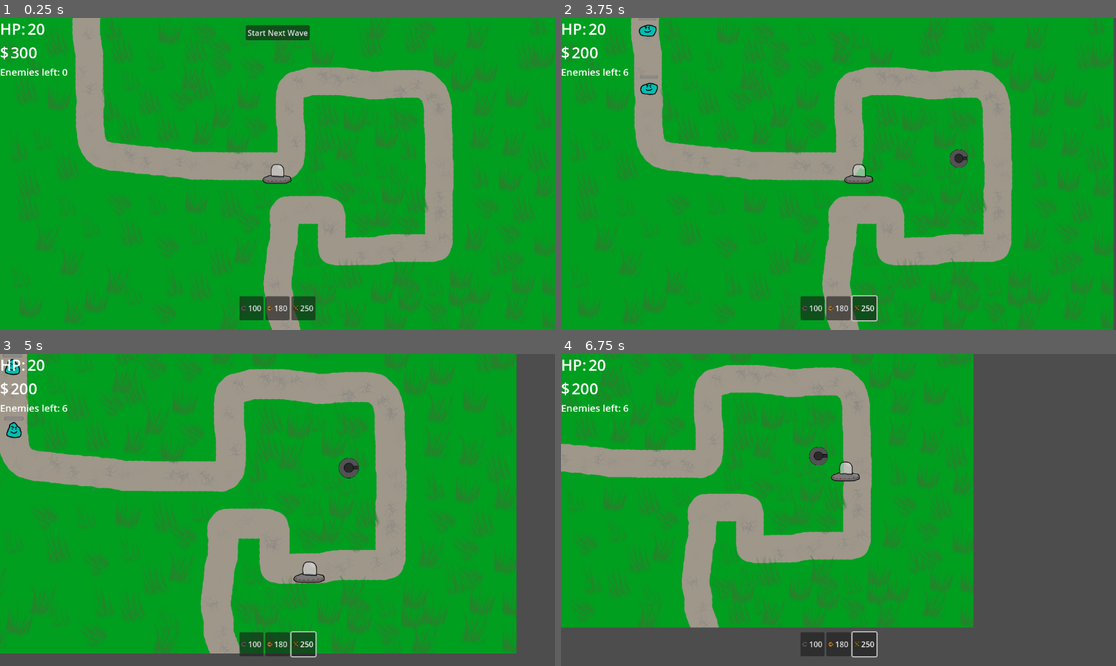
Above: before the commit, frames 1-4 (two rows, left to right).
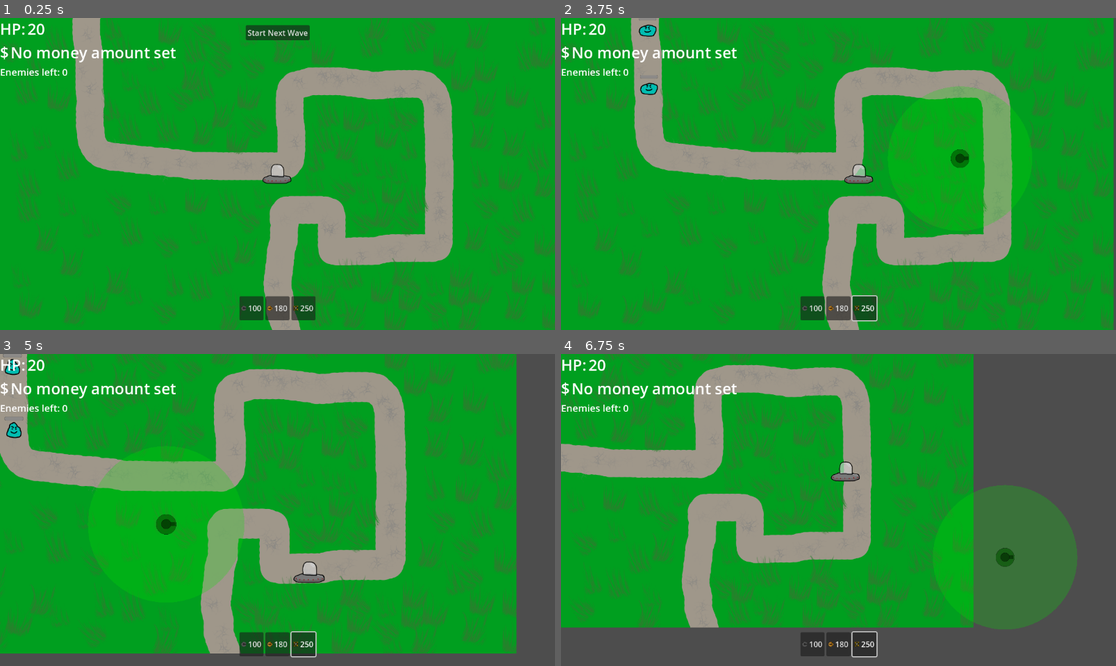
Above: after the commit, the same moments.

Repository: seriouschiz/towerdefense
Game: Godot game, scene res://Scenes/Levels/level_01.tscn
Same seed, same stepped clock (60 frames per second), same inputs: the game is played once before the commit and once after it. This scene is started directly instead of the project's main scene.
Inputs (mouse positions are in pixels of both pictures, inside the frame that each line leads up to):
- Up to frame 1 (0.25 s): no input
- Up to frame 2 (3.75 s): click "Start Next Wave" at 0.5 s; click "100" at 1.25 s; click "180" at 2 s; click "250" at 2.75 s; move the mouse to (960, 158) at 3.52 s; hold D (MoveRight) from 3.53 s (still down); click (960, 158) at 3.6 s
- Up to frame 3 (5 s): move the mouse to (166, 525) at 4.27 s; release D (MoveRight) at 4.28 s; hold S (MoveDown) from 4.28 s (still down); tap Mouse wheel up (ZoomIn) at 4.35 s; click (166, 525) at 4.55 s
- Up to frame 4 (6.75 s): move the mouse to (894, 441) at 5.02 s; release S (MoveDown) at 5.03 s; hold D (MoveRight) 5.03-5.78 s; hold Mouse wheel down (ZoomOut) 5.03-5.78 s; click (894, 441) at 5.3 s; move the mouse to (810, 572) at 5.77 s; hold W (MoveUp) 5.78-6.53 s; click (810, 572) at 5.85 s; move the mouse to (1005, 556) at 6.52 s; hold A (MoveLeft) from 6.53 s (still down); click (1005, 556) at 6.6 s

The runs differ from the first frame. In frame 1, 0.5% of the frame differs, in the area x 2-32%, y 9-15%; in frame 2, 3.0%; in frame 3, 4.3%; in frame 4, 7.9%, in the area x 2-93%, y 9-89%.
Error after the commit: Invalid access to property or key '1' on a base object of type 'Dictionary'. (res://Scenes/Levels/level.gd:83)

Commit message:
Added multiplayer tower spawning and enemy spawning. Projectiles not syncing yet. Update enemy_template.tscn, GameManager.gd, level.gd, and 16 more files

Diff:
--- a/Scenes/Enemies/enemy_template.tscn
+++ b/Scenes/Enemies/enemy_template.tscn
@@ -1,11 +1,22 @@
-[gd_scene load_steps=2 format=3 uid="uid://cdojr6eeufb47"]
+[gd_scene load_steps=3 format=3 uid="uid://cdojr6eeufb47"]
 
 [ext_resource type="Script" uid="uid://nvyywwlt0dgy" path="res://Scenes/Enemies/enemy_template.gd" id="1_n8teb"]
+
+[sub_resource type="SceneReplicationConfig" id="SceneReplicationConfig_oa6qo"]
+properties/0/path = NodePath(".:position")
+properties/0/spawn = true
+properties/0/replication_mode = 1
+properties/1/path = NodePath(".:health")
+properties/1/spawn = true
+properties/1/replication_mode = 1
 
 [node name="Enemy_Template" type="PathFollow2D"]
 rotates = false
 loop = false
 script = ExtResource("1_n8teb")
+
+[node name="MultiplayerSynchronizer" type="MultiplayerSynchronizer" parent="."]
+replication_config = SubResource("SceneReplicationConfig_oa6qo")
 
 [node name="AnimatedSprite2D" type="AnimatedSprite2D" parent="."]
 position = Vector2(0, -6)
--- a/Scenes/GameManager.gd
+++ b/Scenes/GameManager.gd
@@ -1,5 +1,4 @@
 extends Node
-
 
 func _on_main_menu_load_level() -> void:
 	print("ON LOAD LEVEL Selected Level = %s" % Globals.selected_level)
@@ -22,7 +21,6 @@
 	$MultiplayerLobby.hide()
 	$MainMenu.show()
 
-
 func start_game():
 	print("Starting Game!")
 	_on_main_menu_load_level()
--- a/Scenes/Levels/level.gd
+++ b/Scenes/Levels/level.gd
@@ -4,22 +4,29 @@
 @onready var projectiles: Node = $Projectiles
 @onready var enemies: Path2D = $Enemies
 @onready var towers: Node = $Towers
+@onready var currently_building_node: Node = $CurrentlyBuilding
 @onready var build_timer: Timer = $Timers/BuildTimer
 @onready var ui: CanvasLayer = $ui
 
 var buildmode: bool = false
 var currently_building: Tower
+var tower_type: String
 var tower_array = []
+
+var id
 
 func _ready() -> void:
 	MultiplayerManager.player_loaded.rpc_id(1) # Tell the server that this peer has loaded
 	get_towers()
+	prepare_spawners()
+	id = multiplayer.get_unique_id()
 	ui.connect("start_wave",start_wave)
 	enemies.connect("spawn_enemy",create_enemy)
 	enemies.connect("wave_complete",wave_complete)
 
 	if (get_tree().get_nodes_in_group("Players").size() < 1) and MultiplayerManager.multiplayer_mode == false:
 		var player = preload("res://Scenes/player.tscn").instantiate()
+		player.player_id = 1
 		add_child(player)
 
 func get_towers():
@@ -28,25 +35,80 @@
 			tower_array.append(tower)
 			tower.connect("shoot",create_projectile)
 
+func prepare_spawners():
+	get_tower_types()
+	get_enemy_types()
+	get_projectile_types()
+
+func get_tower_types():
+	for twr in Game.towers:
+		var twr_path = Game.towers[twr].resource_path
+		$Spawners/TowerSpawner.add_spawnable_scene(twr_path)
+
+func get_enemy_types():
+	for enemy in Game.enemies:
+		var enemy_path = Game.enemies[enemy].resource_path
+		$Spawners/EnemySpawner.add_spawnable_scene(enemy_path)
+
+func get_projectile_types():
+	for p in Game.projectiles:
+		var path = Game.projectiles[p].resource_path
+		$Spawners/ProjectileSpawner.add_spawnable_scene(path)
+
+func _on_ui_twr_btn_pressed(scene:PackedScene) -> void:
+	# Create a Tower when the Button is pressed
+	if not buildmode:
+		tower_type = scene.resource_path
+		currently_building = scene.instantiate() as Tower
+		currently_building.buildmode = true
+		currently_building.canbuild = true
+		currently_building.position = get_global_mouse_position()
+		currently_building_node.add_child(currently_building)
+		build_timer.start()
+
 func _input(event: InputEvent) -> void:
 	if buildmode:
-		if event.is_action_released("action") and currently_building.canbuild:
-			build_tower()
 		if event.is_action_released("cancel"):
 			currently_building.queue_free()
 			buildmode = false
+			return
+		if event.is_action_released("action") and currently_building.canbuild:
+			create_tower.rpc_id(1,tower_type,currently_building.position)
 
-func build_tower():
-	if Globals.money >= currently_building.cost:
-		currently_building.buildmode = false
-		currently_building.range_color = Color.TRANSPARENT
-		currently_building.state_changer.play("RESET")
-		currently_building.queue_redraw()
-		Globals.money -= currently_building.cost
-		get_towers()
+@rpc("any_peer","call_local","reliable")
+func create_tower(twr_type, pos:Vector2):
+	if multiplayer.is_server():
+		var peer_id = multiplayer.get_remote_sender_id()
+		var new_tower = load(twr_type).instantiate() as Tower
+		if MultiplayerManager.players[peer_id].money >= new_tower.cost:
+			MultiplayerManager.players[peer_id].money -= new_tower.cost
+			new_tower.position = pos
+			new_tower.owner_id = peer_id
+			towers.add_child(new_tower,true)
+			if peer_id == 1:
+				tower_result(true,new_tower.cost)
+			else:
+				tower_result.rpc_id(peer_id,true,new_tower.cost)
+			get_towers()
+			MultiplayerManager.update_ui.emit()
+		else:
+			if peer_id == 1:
+				tower_result(false,0)
+			else:
+				tower_result.rpc_id(peer_id,false,0)
+
+
+@rpc("reliable")
+func tower_result(success:bool, cost:int):
+	if success:
+		if not multiplayer.is_server():
+			MultiplayerManager.players[id].money -= cost
+		currently_building.queue_free()
 		buildmode = false
+		tower_type = ""
+		MultiplayerManager.update_ui.emit()
 	else:
-		print("Can't Afford")
+		print("Can't afford!")
 
 func create_projectile(projectile_type,pos,target,attacker,dmg):
 	var projectile = projectile_type.instantiate() as Projectile
@@ -54,7 +116,7 @@
 	projectile.target = target
 	projectile.attacker = attacker
 	projectile.damage = dmg
-	projectiles.add_child(projectile)
+	projectiles.add_child(projectile,true)
 
 func start_wave():
 	Globals.wave_in_progress = true
@@ -68,7 +130,7 @@
 	var enemy = enemy_scene.instantiate()
 	enemy.connect("finished",enemy_finished)
 	enemy.connect("effect_added",enemy_add_effect)
-	enemies.add_child(enemy)
+	enemies.add_child(enemy,true)
 
 func enemy_finished(dmg:int):
 	Globals.health -= dmg
@@ -79,13 +141,3 @@
 
 func _on_build_timer_timeout() -> void:
 	buildmode = true
-
-func _on_ui_twr_btn_pressed(scene:PackedScene) -> void:
-	# Create a Tower when the Button is pressed
-	if not buildmode:
-		currently_building = scene.instantiate() as Tower
-		currently_building.buildmode = true
-		currently_building.canbuild = true
-		currently_building.position = get_global_mouse_position()
-		towers.add_child(currently_building)
-		build_timer.start()
--- a/Scenes/Levels/level_01.tscn
+++ b/Scenes/Levels/level_01.tscn
@@ -13,7 +13,7 @@
 [node name="Level01" instance=ExtResource("1_gggha")]
 script = ExtResource("2_pyd58")
 
-[node name="BackgroundSprite" parent="." index="2"]
+[node name="BackgroundSprite" parent="." index="3"]
 texture = ExtResource("2_yha0q")
 
 [node name="CollisionPolygon2D" parent="BuildableArea" index="0"]
--- a/Scenes/Levels/level_template.tscn
+++ b/Scenes/Levels/level_template.tscn
@@ -6,6 +6,17 @@
 
 [node name="Level_Template" type="Node2D"]
 script = ExtResource("1_pq1v6")
+
+[node name="Spawners" type="Node" parent="."]
+
+[node name="TowerSpawner" type="MultiplayerSpawner" parent="Spawners"]
+spawn_path = NodePath("../../Towers")
+
+[node name="EnemySpawner" type="MultiplayerSpawner" parent="Spawners"]
+spawn_path = NodePath("../../Enemies")
+
+[node name="ProjectileSpawner" type="MultiplayerSpawner" parent="Spawners"]
+spawn_path = NodePath("../../Projectiles")
 
 [node name="ui" parent="." instance=ExtResource("2_yqiyc")]
 
@@ -24,13 +35,15 @@
 
 [node name="CollisionPolygon2D" type="CollisionPolygon2D" parent="BuildableArea"]
 
-[node name="Towers" type="Node" parent="."]
-
 [node name="Projectiles" type="Node" parent="."]
 
 [node name="Enemies" type="Path2D" parent="."]
 script = ExtResource("3_jhlw4")
 
+[node name="Towers" type="Node" parent="."]
+
+[node name="CurrentlyBuilding" type="Node" parent="."]
+
 [connection signal="twr_btn_pressed" from="ui" to="." method="_on_ui_twr_btn_pressed"]
 [connection signal="timeout" from="Timers/BuildTimer" to="." method="_on_build_timer_timeout"]
 [connection signal="wave_complete" from="Enemies" to="." method="_on_enemies_wave_complete"]
--- a/Scenes/Projectiles/projectile_template.tscn
+++ b/Scenes/Projectiles/projectile_template.tscn
@@ -1,6 +1,14 @@
-[gd_scene load_steps=2 format=3 uid="uid://ukr0ndovx342"]
+[gd_scene load_steps=3 format=3 uid="uid://ukr0ndovx342"]
 
 [ext_resource type="Script" uid="uid://b46t8faeutxy8" path="res://Scenes/Projectiles/projectile_template.gd" id="1_o268m"]
+
+[sub_resource type="SceneReplicationConfig" id="SceneReplicationConfig_k6f7g"]
+properties/0/path = NodePath(".:position")
+properties/0/spawn = true
+properties/0/replication_mode = 1
+properties/1/path = NodePath(".:rotation")
+properties/1/spawn = true
+properties/1/replication_mode = 1
 
 [node name="Projectile_Template" type="Area2D" groups=["Projectiles"]]
 collision_layer = 8
@@ -13,4 +21,7 @@
 position = Vector2(0, 2)
 region_rect = Rect2(-5850, -5276, 12553, 8810)
 
+[node name="MultiplayerSynchronizer" type="MultiplayerSynchronizer" parent="."]
+replication_config = SubResource("SceneReplicationConfig_k6f7g")
+
 [connection signal="body_entered" from="." to="." method="_on_body_entered"]
--- a/Scenes/Towers/tower_template.gd
+++ b/Scenes/Towers/tower_template.gd
@@ -11,8 +11,11 @@
 @export var damage: int ## Damage each attack does
 @export var attack_cd: float ## Time in seconds between attacks
 
+var owner_id = 1
+
 var target
 var new_target
+var target_pos
 var in_range = []
 var can_attack:bool = true
 
@@ -35,6 +38,10 @@
 func _ready() -> void:
 	$AttackRange/CollisionShape2D.shape.radius = attack_range
 	attack_cooldown.wait_time = attack_cd
+	if buildmode:
+		$MultiplayerSynchronizer.public_visibility = false
+	else:
+		$MultiplayerSynchronizer.public_visibility = true
 
 
 func _draw() -> void:
@@ -51,23 +58,29 @@
 			range_color = range_bad
 			state_changer.play("buildmode_bad")
 	else:
-		if target != null:
-			top.look_at(target.global_position)
+		if multiplayer.is_server() or MultiplayerManager.multiplayer_mode == false:
+			if target != null:
+				target_pos = target.global_position
+		if target_pos != null:
+			top.look_at(target_pos)
 
 func _on_attack_range_body_entered(body: Node2D) -> void:
-	#print(str(get_parent()," has entered"))
-	in_range.append(body.get_parent())
-	#print(body.get_parent().path_progress)
-	#print(str("Targets: ",in_range))
-	if attack_cooldown.is_stopped():
-		#attack_cooldown.start()
-		wake.start()
+	if multiplayer.is_server() or MultiplayerManager.multiplayer_mode == false:
+		#print(str(get_parent()," has entered"))
+		in_range.append(body.get_parent())
+		#print(body.get_parent().path_progress)
+		#print(str("Targets: ",in_range))
+		if attack_cooldown.is_stopped():
+			#attack_cooldown.start()
+			wake.start()
 
 func _on_attack_range_body_exited(body: Node2D) -> void:
-	#print(str(body.get_parent()," has exited"))
-	in_range.erase(body.get_parent())
-	if in_range.is_empty():
-		target = null
+	if multiplayer.is_server() or MultiplayerManager.multiplayer_mode == false:
+		#print(str(body.get_parent()," has exited"))
+		in_range.erase(body.get_parent())
+		if in_range.is_empty():
+			target = null
+			target_pos = null
 
 func get_target():
 	if not in_range.is_empty():
@@ -85,8 +98,9 @@
 	if buildmode:
 		attackrangearea.monitoring = false
 	else:
-		attackrangearea.monitoring = true
-		get_target()
+		if multiplayer.is_server() or MultiplayerManager.multiplayer_mode == false:
+			attackrangearea.monitoring = true
+			get_target()
 
 func _on_attack_cooldown_timeout() -> void:
 	if not in_range.is_empty():
@@ -105,6 +119,6 @@
 		canbuild = true
 
 func _on_wake_timeout() -> void:
-	shoot.emit(projectile_type, fire_point.global_position,target,self.name,damage)
-	attack_cooldown.one_shot = false
-	attack_cooldown.start()
+		shoot.emit(projectile_type, fire_point.global_position,target,self.name,damage)
+		attack_cooldown.one_shot = false
+		attack_cooldown.start()
--- a/Scenes/Towers/tower_template.tscn
+++ b/Scenes/Towers/tower_template.tscn
@@ -1,6 +1,14 @@
-[gd_scene load_steps=7 format=3 uid="uid://cueq4spghr5e7"]
+[gd_scene load_steps=8 format=3 uid="uid://cueq4spghr5e7"]
 
 [ext_resource type="Script" uid="uid://ugm6cum3fspq" path="res://Scenes/Towers/tower_template.gd" id="1_l52f7"]
+
+[sub_resource type="SceneReplicationConfig" id="SceneReplicationConfig_mlho6"]
+properties/0/path = NodePath(".:position")
+properties/0/spawn = true
+properties/0/replication_mode = 1
+properties/1/path = NodePath(".:target_pos")
+properties/1/spawn = true
+properties/1/replication_mode = 1
 
 [sub_resource type="CircleShape2D" id="CircleShape2D_8oxuj"]
 
@@ -176,6 +184,10 @@
 script = ExtResource("1_l52f7")
 buildmode = false
 
+[node name="MultiplayerSynchronizer" type="MultiplayerSynchronizer" parent="."]
+replication_config = SubResource("SceneReplicationConfig_mlho6")
+public_visibility = false
+
 [node name="CollisionShape2D" type="CollisionShape2D" parent="."]
 
 [node name="AttackRange" type="Area2D" parent="."]
--- a/Scenes/UI/MainMenu/level_select.gd
+++ b/Scenes/UI/MainMenu/level_select.gd
@@ -3,12 +3,15 @@
 signal load_level
 
 const LEVEL_BTN = preload("res://Scenes/UI/Buttons/level_btn.tscn")
+var default_lvl
 
 func _ready() -> void:
 	for level in Game.levels:
 			var lvl_btn = LEVEL_BTN.instantiate()
 			lvl_btn.text = level
 			lvl_btn.level = Game.levels[level]
+			if level == null:
+				Globals.selected_level = Game.levels[level]
 			$LevelGrid.add_child(lvl_btn)
 			lvl_btn.lvl_btn.connect(_select_level)
 
--- a/Scenes/UI/main_menu.gd
+++ b/Scenes/UI/main_menu.gd
@@ -11,7 +11,6 @@
 
 #region MenuPnl
 func _on_singleplayer_btn_pressed() -> void:
-	%MenuPnl.hide()
 	%LevelSelectPnl.show()
 
 func _on_multiplayer_btn_pressed() -> void:
--- a/Scenes/UI/multiplayer_lobby.gd
+++ b/Scenes/UI/multiplayer_lobby.gd
@@ -24,7 +24,6 @@
 
 func _on_refresh_timer_timeout() -> void:
 	update_lobby_players()
-	$RefreshTimer.wait_time = 10
 	if not MultiplayerManager.is_host:
 		$Panel/VBoxContainer/BtnContainer/LevelSelectBtn.hide()
 	else:
--- a/Scenes/UI/ui.gd
+++ b/Scenes/UI/ui.gd
@@ -12,12 +12,24 @@
 @onready var start_wave_button: Button = $StartWaveButton
 var tower_button: PackedScene = preload("res://Scenes/UI/Buttons/tower_button.tscn")
 
+var id:int = 0
+
 func _ready() -> void:
+	MultiplayerManager.update_ui.connect(update_all)
 	update_all()
 	update_buttons()
-	Globals.connect("player_stat_change",update_all)
+
+func setup_multiplayer():
+	if id == 0:
+		id = multiplayer.get_unique_id()
+		if id != 0:
+			print("Your ID is %s" % id)
+		else:
+			print("No ID is set: " + str(id))
 
 func update_buttons():
+	for child in build_buttons_container.get_children():
+		child.queue_free()
 	for tower in Game.towers:
 		var twr = Game.towers[tower].instantiate()
 		var button = tower_button.instantiate()
@@ -32,7 +44,9 @@
 	#print(str("Building ",type,". Cost: $",cost,"..."))
 	twr_btn_pressed.emit(scene)
 
+@rpc("any_peer","call_local","reliable")
 func update_all():
+	setup_multiplayer()
 	update_health()
 	update_money()
 	enemies_amount.text = str(Globals.enemies_alive)
@@ -43,7 +57,12 @@
 	health_amount.text = str(Globals.health)
 
 func update_money():
-	money_amount.text = str(Globals.money)
+	#money_amount.text = str(Globals.money)
+	if MultiplayerManager.multiplayer_mode and id:
+		money_amount.text = str(MultiplayerManager.players[id].money)
+		#print(str("Player ", id,": $",MultiplayerManager.players[id].money))
+	else:
+		money_amount.text = "No money amount set"
 
 func _on_start_wave_button_pressed() -> void:
 	start_wave.emit()
--- a/Scenes/game.tscn
+++ b/Scenes/game.tscn
@@ -32,9 +32,9 @@
 spawn_path = NodePath("../Level")
 spawn_limit = 1
 
+[node name="Level" type="Node" parent="."]
+
 [node name="PlayersSpawnNode" type="Node2D" parent="." groups=["PlayerSpawnNode"]]
-
-[node name="Level" type="Node" parent="."]
 
 [connection signal="load_level" from="MainMenu" to="." method="_on_main_menu_load_level"]
 [connection signal="show_multiplayer_lobby" from="MainMenu" to="." method="_on_main_menu_show_multiplayer_lobby"]
--- a/Scenes/player.gd
+++ b/Scenes/player.gd
@@ -2,6 +2,7 @@
 
 @export var speed: int = 400
 @onready var camera: Camera2D = $Camera2D
+@onready var name_label: Label = $PlayerName
 
 var player_name: String
 var player_id := 1:
@@ -11,6 +12,11 @@
 
 func _ready() -> void:
 	multiplayer.connected_to_server.connect(_set_up_mp_authority)
+	name_label.text = player_name
+	if player_id == multiplayer.get_unique_id():
+		camera.enabled = true
+	else:
+		camera.enabled = false
 
 func _set_up_mp_authority():
 	print("Connected to server")
--- a/Scenes/player.tscn
+++ b/Scenes/player.tscn
@@ -7,6 +7,9 @@
 properties/0/path = NodePath(".:player_id")
 properties/0/spawn = true
 properties/0/replication_mode = 1
+properties/1/path = NodePath(".:player_name")
+properties/1/spawn = true
+properties/1/replication_mode = 1
 
 [sub_resource type="SceneReplicationConfig" id="SceneReplicationConfig_cvnsp"]
 properties/0/path = NodePath(".:position")
@@ -32,3 +35,19 @@
 
 [node name="InputSynchronizer" type="MultiplayerSynchronizer" parent="."]
 replication_config = SubResource("SceneReplicationConfig_cvnsp")
+
+[node name="PlayerName" type="Label" parent="."]
+anchors_preset = 8
+anchor_left = 0.5
+anchor_top = 0.5
+anchor_right = 0.5
+anchor_bottom = 0.5
+offset_left = -20.0
+offset_top = -72.0
+offset_right = 20.0
+offset_bottom = -49.0
+grow_horizontal = 2
+grow_vertical = 2
+size_flags_horizontal = 4
+text = "Username"
+horizontal_alignment = 1
--- a/Scripts/Game.gd
+++ b/Scripts/Game.gd
@@ -18,3 +18,9 @@
 		"ballista":preload("res://Scenes/Towers/ballista.tscn"),
 		"fire_tower":preload("res://Scenes/Towers/fire_tower.tscn"),
 		}
+
+var projectiles = {
+	"bullet":preload("res://Scenes/Projectiles/bullet.tscn"),
+	"arrow":preload("res://Scenes/Projectiles/arrow.tscn"),
+	"fire_ring":preload("res://Scenes/Projectiles/fire_ring.tscn"),
+}
--- a/Scripts/Globals.gd
+++ b/Scripts/Globals.gd
@@ -4,7 +4,7 @@
 signal no_health()
 
 var player_name: String
-var multiplayer_id: int = 1
+var starting_money: int = 200
 
 var selected_level: PackedScene:
 	set(lvl):
--- a/Scripts/Multiplayer/multiplayer_manager.gd
+++ b/Scripts/Multiplayer/multiplayer_manager.gd
@@ -3,20 +3,24 @@
 signal player_connected(peer_id, player_info)
 signal player_disconnected(peer_id)
 signal server_disconnected
+signal update_ui
 
 const SERVER_PORT = 8080
 const DEFAULT_SERVER_IP = "127.0.0.1"
 var player_scene = preload("res://Scenes/player.tscn")
+var player_spawn_node
 
-#var _players_spawn_node
-var lobby_size:int = 4
+var lobby_size:int = 2
 
 # This will contain player info for every player,
 # with the keys being each player's unique IDs.
 var players = {}
 
 # This is the local player info. This is set by the _set_name function in main_menu.gd
-var player_info = {"player_name": "Name"}
+var player_info = {"player_name": "Name" , "money": Globals.starting_money}:
+	set(value):
+		player_info = value
+		update_player_info.rpc(value)
 
 var players_loaded: int = 0
 var is_host: bool = false
@@ -28,6 +32,21 @@
 	multiplayer.connected_to_server.connect(_on_connected_ok)
 	multiplayer.connection_failed.connect(_on_connected_fail)
 	multiplayer.server_disconnected.connect(_on_server_disconnected)
+
+	player_spawn_node = get_tree().get_first_node_in_group("PlayerSpawnNode")
+
+@rpc
+func update_player_info(new_info):
+	player_info = new_info
+
+func spawn_players():
+	for player in players:
+		var new_player = player_scene.instantiate()
+		new_player.name = str(player)
+		new_player.player_name = players[player].player_name
+		new_player.player_id = int(player)
+		player_spawn_node.add_child(new_player)
+	update_ui.emit()
 
 func become_host():
 	print("Starting host!")
@@ -96,8 +115,7 @@
 		print("Players loaded: %s" % players_loaded)
 		print(players)
 		if players_loaded == lobby_size:
-			GameManager.start_game()
-			players_loaded = 0
+			spawn_players()
 
 @rpc("any_peer","reliable")
 func _register_player(new_player_info):
--- a/project.godot
+++ b/project.godot
@@ -18,7 +18,6 @@
 [autoload]
 
 Globals="*res://Scripts/Globals.gd"
-GameManager="*res://Scenes/GameManager.gd"
 Game="*res://Scripts/Game.gd"
 MultiplayerManager="*res://Scripts/Multiplayer/multiplayer_manager.gd"
 
